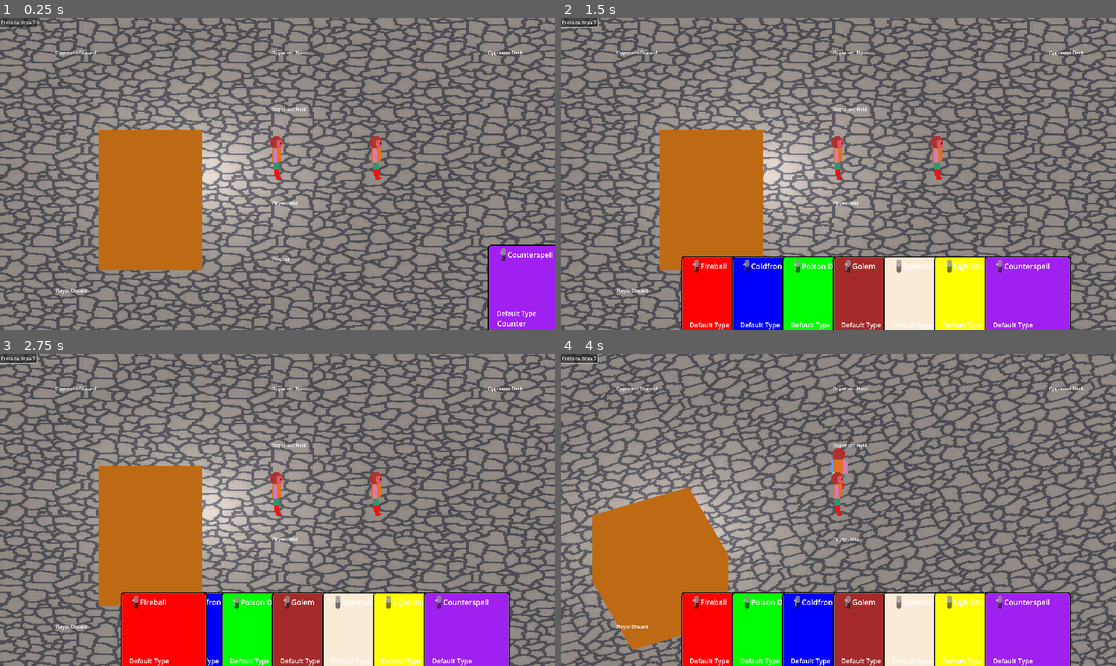
Above: before the commit, frames 1-4 (two rows, left to right).
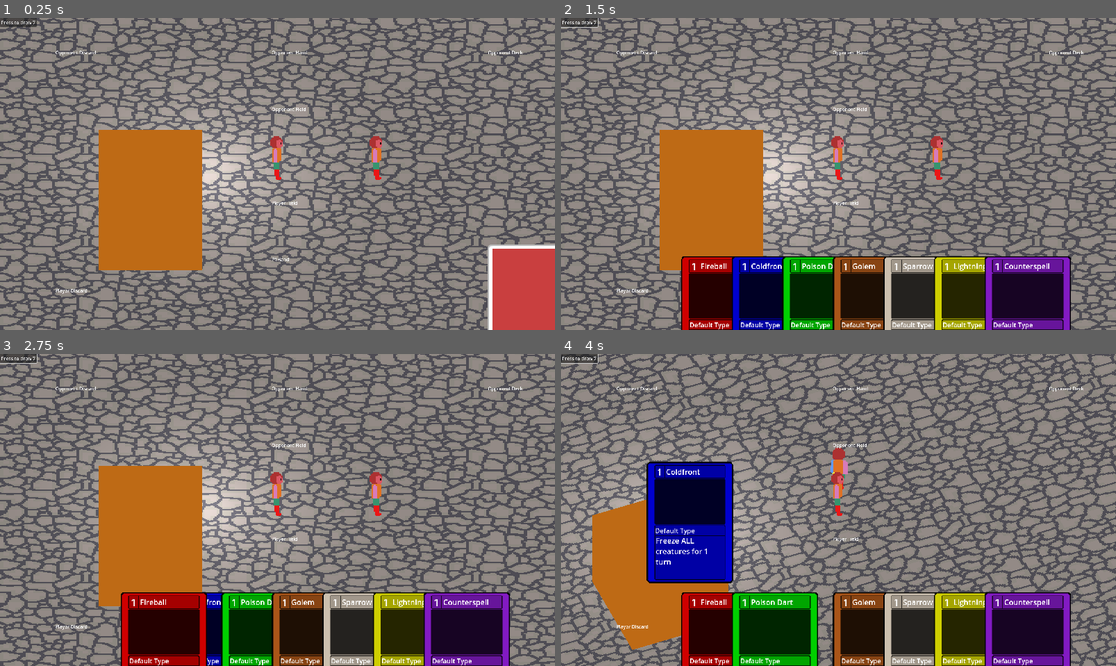
Above: after the commit, the same moments.

Repository: nathanbaney/cardgame
Game: Godot game, scene res://scenes/main.tscn
Same seed, same stepped clock (60 frames per second), same inputs: the game is played once before the commit and once after it.
Inputs (mouse positions are in pixels of both pictures, inside the frame that each line leads up to):
- Up to frame 1 (0.25 s): no input
- Up to frame 2 (1.5 s): click "Press to draw 7" at 0.5 s; drag from (683, 255) to (894, 105) at 1.27 s
- Up to frame 3 (2.75 s): tap Enter at 2 s; drag from (172, 591) to (249, 572) at 2.02 s
- Up to frame 4 (4 s): move the mouse to (783, 591) at 2.77 s; hold D (right) 2.78-3.5 s; hold E (cameraCCW) 2.78-3.5 s; click (783, 591) at 2.92 s; drag from (832, 591) to (672, 463) at 3.52 s

The runs differ from the first frame. In frame 1, 3.3% of the frame differs, in the area x 87-100%, y 72-100%; in frame 2, 16%; in frame 3, 16%; in frame 4, 22%, in the area x 15-92%, y 34-100%.

Commit message:
Fixed color modulate so color doesnt block card frame

Diff:
--- a/scenes/cards/trading_card.gd
+++ b/scenes/cards/trading_card.gd
@@ -1,7 +1,6 @@
 class_name TradingCard extends Card
 
 @onready var card_frame: TextureRect = $FrontFace/TextureRect
-@onready var card_color_overlay: ColorRect = $FrontFace/ColorOverlay
 @onready var card_art: TextureRect = $FrontFace/CardArt
 @onready var name_label: RichTextLabel = $FrontFace/NameLabel
 @onready var effect_label: RichTextLabel = $FrontFace/EffectLabel
@@ -49,20 +48,18 @@
 func set_front_face_color(color: String):
 	match color:
 		COLOR_RED_NAME:
-			card_color_overlay.color = Color.RED
+			card_frame.modulate = Color.RED
 		COLOR_BLUE_NAME:
-			card_color_overlay.color = Color.BLUE
+			card_frame.modulate = Color.BLUE
 		COLOR_YELLOW_NAME:
-			card_color_overlay.color = Color.YELLOW
+			card_frame.modulate = Color.YELLOW
 		COLOR_BROWN_NAME:
-			card_color_overlay.color = Color.BROWN
+			card_frame.modulate = Color.CHOCOLATE
 		COLOR_GREEN_NAME:
-			card_color_overlay.color = Color.GREEN
+			card_frame.modulate = Color.GREEN
 		COLOR_PURPLE_NAME:
-			card_color_overlay.color = Color.PURPLE
+			card_frame.modulate = Color.PURPLE
 		COLOR_WHITE_NAME:
-			card_color_overlay.color = Color.ANTIQUE_WHITE
+			card_frame.modulate = Color.ANTIQUE_WHITE
 		_:
-			card_color_overlay.color = Color.DARK_GRAY
-
-	card_color_overlay.color
+			card_frame.modulate = Color.DARK_GRAY
--- a/scenes/cards/trading_card.tscn
+++ b/scenes/cards/trading_card.tscn
@@ -22,14 +22,6 @@
 offset_bottom = 210.0
 texture = ExtResource("2_4x0rh")
 
-[node name="ColorOverlay" type="ColorRect" parent="FrontFace"]
-layout_mode = 0
-offset_left = 3.0
-offset_top = 3.0
-offset_right = 147.0
-offset_bottom = 207.0
-color = Color(1, 1, 1, 0.266667)
-
 [node name="NameLabel" type="RichTextLabel" parent="FrontFace"]
 layout_mode = 0
 offset_left = 34.0
@@ -53,11 +45,12 @@
 
 [node name="CostLabel" type="RichTextLabel" parent="FrontFace"]
 layout_mode = 0
-offset_left = 19.0
+offset_left = 18.0
 offset_top = 6.0
 offset_right = 31.0
-offset_bottom = 29.0
+offset_bottom = 31.0
 text = "3"
+scroll_active = false
 
 [node name="TypeLabel" type="RichTextLabel" parent="FrontFace"]
 layout_mode = 0
--- a/scenes/main.tscn
+++ b/scenes/main.tscn
@@ -95,6 +95,7 @@
 grow_horizontal = 0
 grow_vertical = 0
 script = ExtResource("8_choun")
+card_face_up = false
 metadata/_custom_type_script = "uid://6ams8uvg43gu"
 
 [node name="Label" type="Label" parent="UICardGameLayer/CardManager/PlayerDeck"]
@@ -174,6 +175,7 @@
 offset_bottom = 40.0
 grow_horizontal = 0
 script = ExtResource("8_choun")
+card_face_up = false
 metadata/_custom_type_script = "uid://6ams8uvg43gu"
 
 [node name="Label" type="Label" parent="UICardGameLayer/CardManager/OpponentDeck"]
@@ -193,6 +195,7 @@
 offset_bottom = 40.0
 grow_horizontal = 2
 script = ExtResource("9_85g3d")
+card_face_up = false
 metadata/_custom_type_script = "uid://dj46jo3lfbclo"
 
 [node name="Label" type="Label" parent="UICardGameLayer/CardManager/OpponentHand"]
